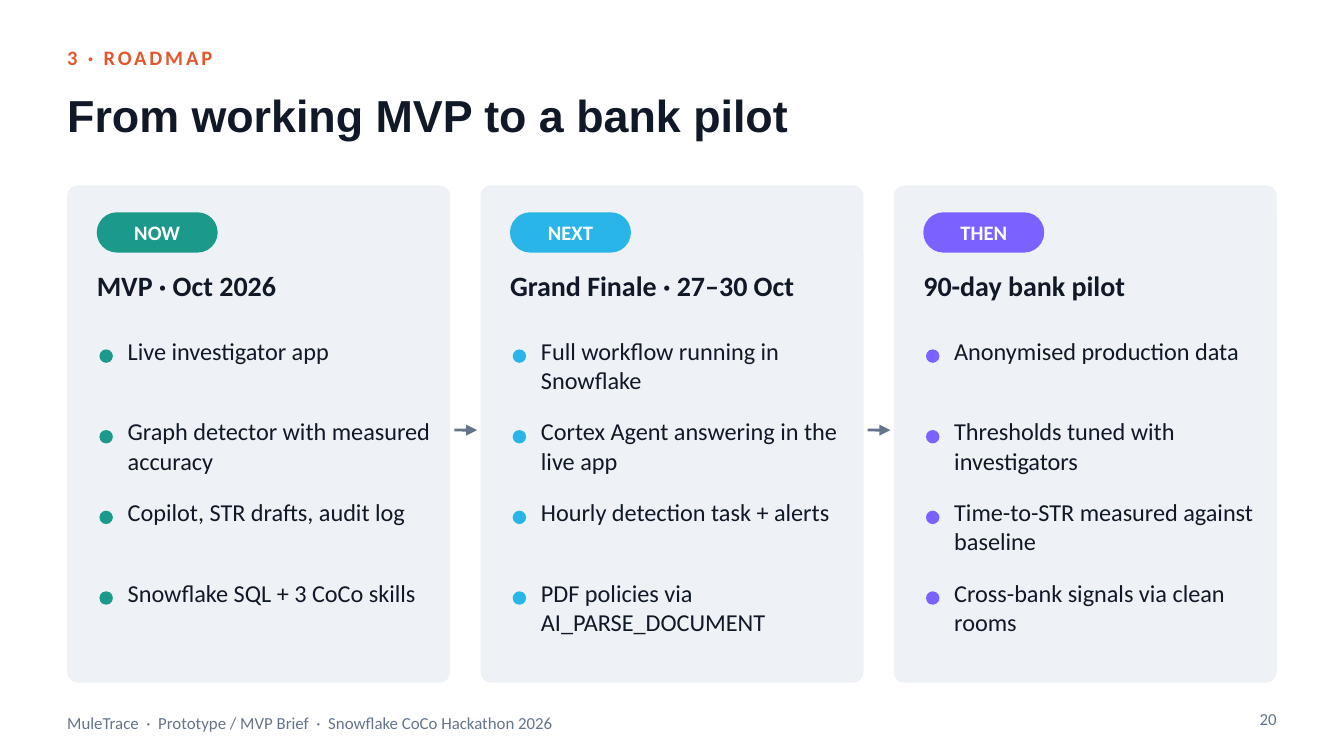
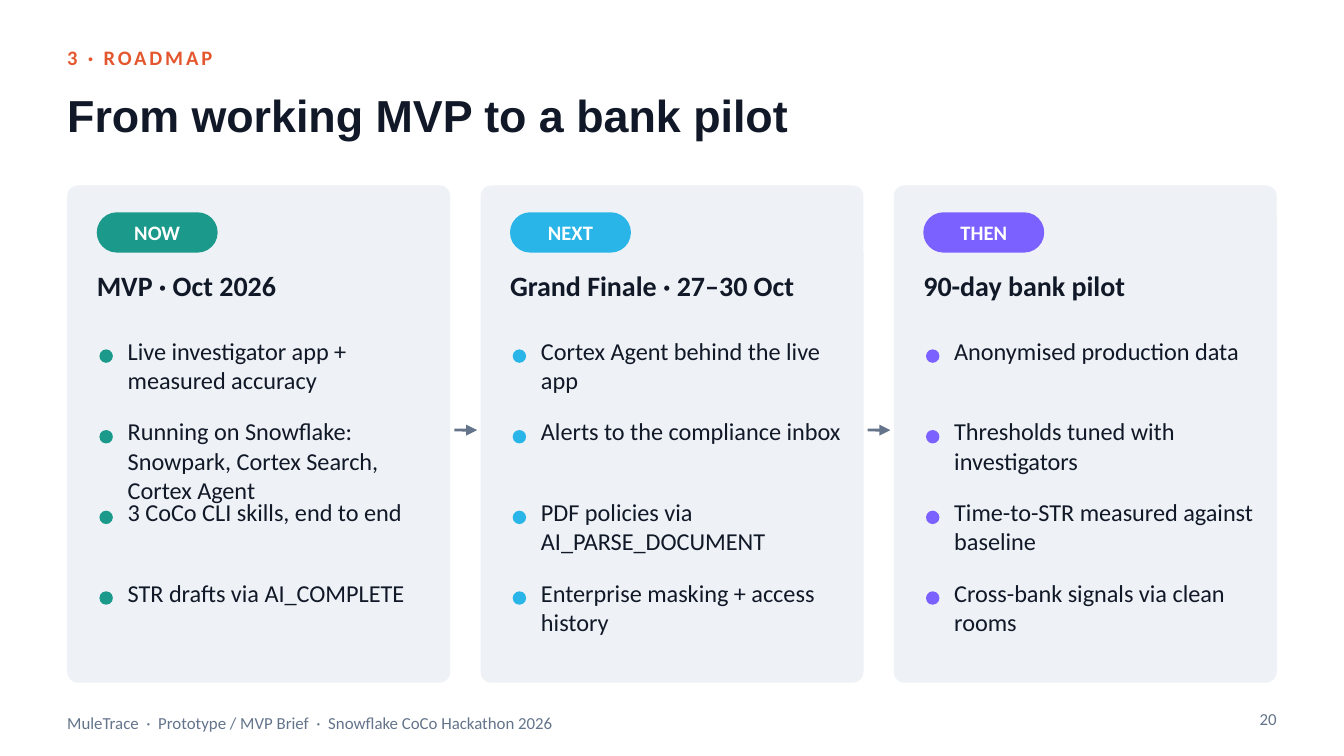
Before and after one commit to SwasthikaDev/SnowflakeCoCoCLI, a slide deck: slide 20 of deck/MuleTrace_MVP_Brief.pptx. Drawn at 1344x756 pixels with LibreOffice and Linux fonts; fonts in the diff are those of the drawing. Boxes give left, top, right and bottom in pixels: in the first picture for what was removed or moved away, otherwise in the second. Text is boxed around its words. In the diff, an @@ line names an element or a change of style, - is before the commit and + after.

```diff
--- a/deck/MuleTrace_MVP_Brief.pptx
+++ b/deck/MuleTrace_MVP_Brief.pptx
@@ text at (128, 343, 329, 393): text changed @@
-Live investigator app
+Live investigator app + measured accuracy
@@ text at (541, 343, 820, 393): text changed @@
-Full workflow running in Snowflake
+Cortex Agent behind the live app
@@ text at (128, 423, 378, 505): text changed @@
-Graph detector with measured accuracy
+Running on Snowflake: Snowpark, Cortex Search, Cortex Agent
@@ text at (541, 423, 841, 444): text changed @@
-Cortex Agent answering in the live app
+Alerts to the compliance inbox
@@ text at (128, 501, 402, 524): text changed @@
-Copilot, STR drafts, audit log
+3 CoCo CLI skills, end to end
@@ text "PDF policies via AI_PARSE_DOCUMENT": place and size @@
-text "PDF policies via AI_PARSE_DOCUMENT" at (541, 585, 765, 635)
+text "PDF policies via AI_PARSE_DOCUMENT" at (541, 504, 765, 554)
@@ text removed at (541, 504, 829, 525) @@
-Hourly detection task + alerts
@@ text at (128, 585, 405, 606): text changed @@
-Snowflake SQL + 3 CoCo skills
+STR drafts via AI_COMPLETE
@@ text added at (541, 585, 814, 635), 13 pt, text #111827 @@
+Enterprise masking + access history
```
Also in this commit, not shown: 4 other slides changed, 10 other files.
